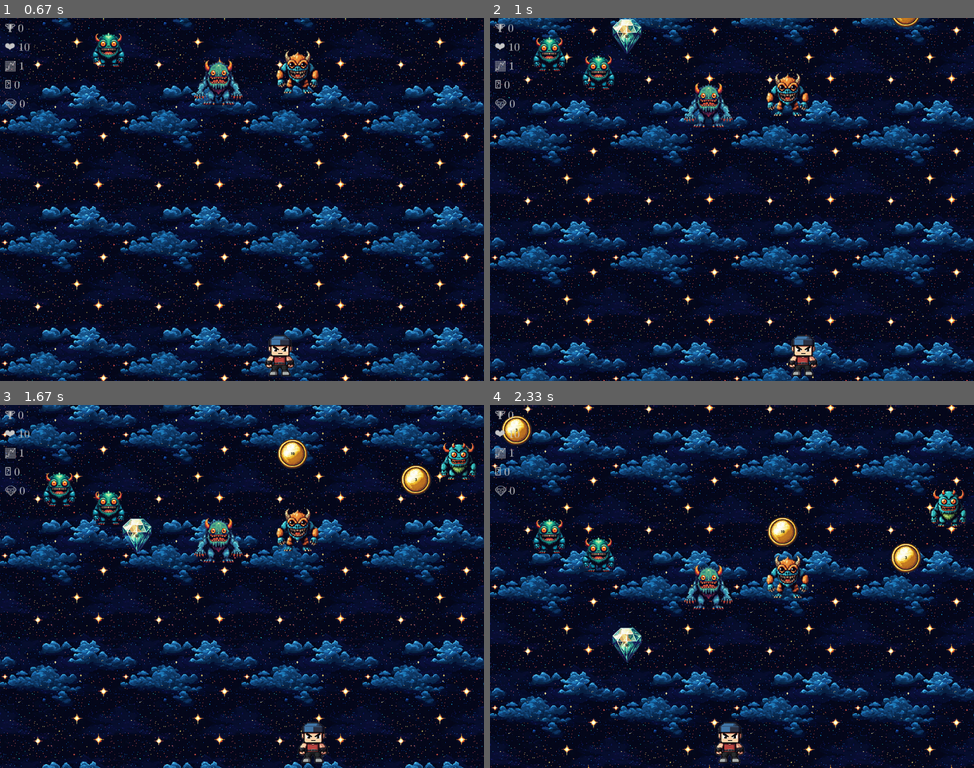
Above: before the commit, frames 1-4 (two rows, left to right).
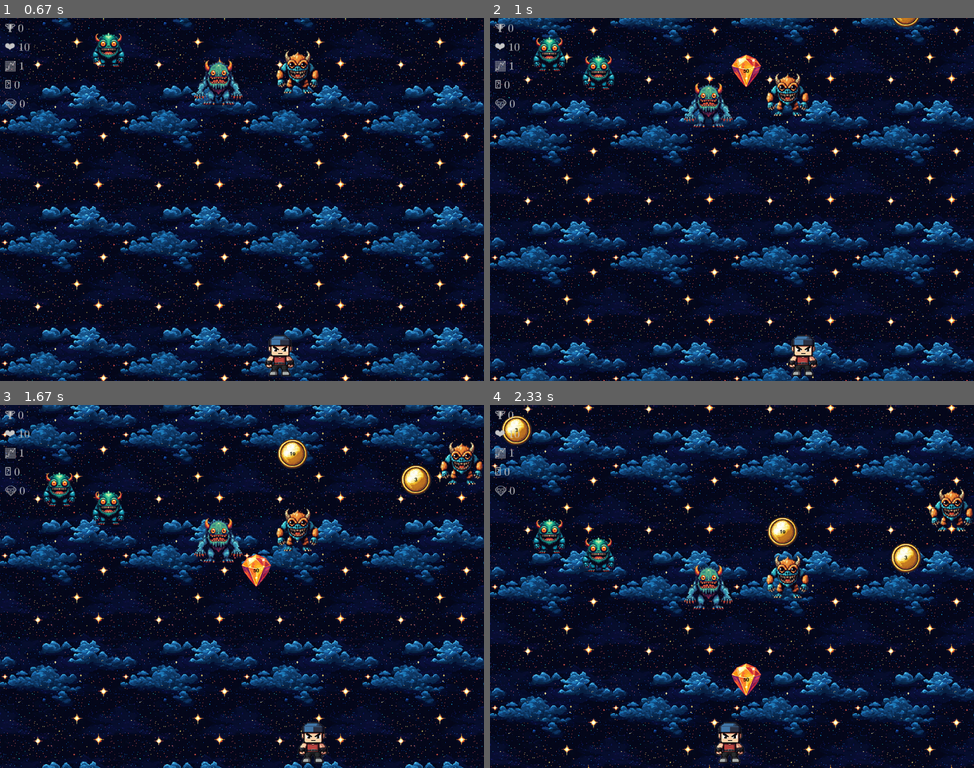
Above: after the commit, the same moments.

Repository: imigueldiaz/hero-monsters-pygame
Game: pygame game, started from run_game.py
Same seed, same stepped clock (60 frames per second), same inputs: the game is played once before the commit and once after it.
Inputs:
- Up to frame 1 (0.67 s): hold Right from 0.33 s (still down)
- Up to frame 2 (1 s): release Right at 0.8 s; hold Right from 0.83 s (still down)
- Up to frame 3 (1.67 s): release Right at 1.3 s; hold Left from 1.33 s (still down)
- Up to frame 4 (2.33 s): release Left at 1.87 s; hold Left 1.9-2.3 s

Frame 1 is identical in both runs. In frame 2, 0.7% of the frame differs, in the area x 25-56%, y 0-20%; in frame 3, 1.4%; in frame 4, 1.4%, in the area x 5-100%, y 6-81%.

Commit message:
Refactor jewel image loading and path in Game class

Diff:
--- a/src/entities/jewel.py
+++ b/src/entities/jewel.py
@@ -1,5 +1,4 @@
 import random
-import pygame
 from .coin import Coin
 
 class Jewel(Coin):
@@ -16,7 +15,7 @@
         update():
             Updates the position of the jewel and removes it if it goes out of the game window.
     """
-    def __init__(self, image_path: str, x: int, y: int, speed: int, window_height: int) -> None:
+    def __init__(self, image_folder: str, x: int, y: int, speed: int, window_height: int) -> None:
         """
         Initializes a Jewel object.
         Args:
@@ -29,6 +28,9 @@
             window_height (int): The height of the game window.
             value (int): The randomly assigned value of the jewel.
         """
+        # Select a random image from the provided folder
+        _, image_path = self.get_random_image(image_folder)
+
         # Load the base image
         super().__init__(image_path, x, y, speed, window_height)
         self.window_height = window_height
--- a/src/heromonsters.py
+++ b/src/heromonsters.py
@@ -24,6 +24,7 @@
 
 # --- Font ---
 FONT_SIZE = 24
+FONT_SIZE_SMALL = 16
 
 # --- Colors ---
 BLACK = (0, 0, 0)
@@ -39,6 +40,13 @@
 FONTS_PATH = os.path.join(BASE_PATH, '../assets/fonts')
 MONSTERS_PATH = os.path.join(SPRITES_PATH, 'monsters')
 POTIONS_PATH = os.path.join(SPRITES_PATH, 'potions')
+JEWELS_PATH = os.path.join(SPRITES_PATH, 'jewels')
+
+# --- Probabilities ---
+MONSTER_SPAWN_PROBABILITY = 0.06
+COIN_SPAWN_PROBABILITY = 0.05
+JEWEL_SPAWN_PROBABILITY = 0.005
+POTION_SPAWN_PROBABILITY = 0.002
 
 # --- Miscellaneous ---
 HIT_SOUND_TIMES = 3
@@ -110,19 +118,10 @@
 
 
         self.hero_image = pygame.image.load(os.path.join(SPRITES_PATH, 'hero.png')).convert_alpha()
-        self.monster_image = pygame.image.load(os.path.join(SPRITES_PATH, 'monster.png')).convert_alpha()
         self.coin_image = pygame.image.load(os.path.join(SPRITES_PATH, 'coin.png')).convert_alpha()
-        self.jewels_images = []
-        self.jewels_paths = {}
+
         self.collected_jewels = 0
         self.collected_coins = 0
-
-
-        #Load the four jewel images
-        for i in range(1, 5):
-            path = os.path.join(SPRITES_PATH, f'jewel{i}.png')
-            self.jewels_images.append(pygame.image.load(path).convert_alpha())
-            self.jewels_paths[i] = path
 
         # Set the hero image as the window icon
         pygame.display.set_icon(self.hero_image)
@@ -157,6 +156,7 @@
         self.monsters = pygame.sprite.Group()
         self.coins = pygame.sprite.Group()
         self.jewels = pygame.sprite.Group()
+        self.potions = pygame.sprite.Group()
 
         # Create hero
         self.hero = Hero(
@@ -192,7 +192,7 @@
             Monster: A new Monster object initialized with the specified image path,
                      random x-coordinate, y-coordinate set to 0, speed, and window height.
         """
-        x = random.randint(0, WINDOW_WIDTH - self.monster_image.get_width())
+        x = random.randint(0, WINDOW_WIDTH - 64)
         return Monster(
             MONSTERS_PATH,
             x,
@@ -226,16 +226,11 @@
         Returns:
             Jewel: A new Jewel object with the selected image, initial position, speed, and window height.
         """
-        # Randomly select one of the four jewel images
-        jewel_image_index = random.choice(range(1, 5)) - 1  # Adjust for zero-indexing
-        x = random.randint(0, WINDOW_WIDTH - self.jewels_images[jewel_image_index].get_width())
-        y = -self.jewels_images[jewel_image_index].get_height()
-
-        # Get the path to the selected jewel image
-        jewel_image_path = self.jewels_paths[jewel_image_index + 1]  # Adjust back to original index for path
+        x = random.randint(0, WINDOW_WIDTH - 64)
+        y = 0
 
         return Jewel(
-            jewel_image_path,  # Pass the path directly
+            JEWELS_PATH,
             x,
             y,
             JEWEL_SPEED,
@@ -438,6 +433,7 @@
         self.monsters.empty()
         self.coins.empty()
         self.jewels.empty()
+        self.potions.empty()
         self.level = 1
         self.collected_coins = 0
         self.collected_jewels = 0
@@ -533,19 +529,19 @@
                             self.monsters.remove(monster)
                             self.all_sprites.remove(monster)
 
-                if len(self.monsters) < MAX_MONSTERS and random.random() < 0.06:
+                if len(self.monsters) < MAX_MONSTERS and random.random() < MONSTER_SPAWN_PROBABILITY:
                     monster = self.create_monster()
                     if self.is_positionable(monster):
                         self.monsters.add(monster)
                         self.all_sprites.add(monster)
 
-                if len(self.coins) < MAX_COINS and random.random() < 0.05:
+                if len(self.coins) < MAX_COINS and random.random() < COIN_SPAWN_PROBABILITY:
                     coin = self.create_coin()
                     if self.is_positionable(coin):
                         self.coins.add(coin)
                         self.all_sprites.add(coin)
 
-                if len(self.jewels) < MAX_JEWELS and random.random() < 0.005:
+                if len(self.jewels) < MAX_JEWELS and random.random() < JEWEL_SPAWN_PROBABILITY:
                     jewel = self.create_jewel()
 
                     if self.is_positionable(jewel):
@@ -592,11 +588,11 @@
             self.all_sprites.draw(self.screen)
 
             for coin in self.coins:
-                value_text = pygame.font.Font(None, FONT_SIZE // 2).render(str(coin.value), True, BLACK)
+                value_text = pygame.font.Font(None, FONT_SIZE_SMALL).render(str(coin.value), True, BLACK)
                 self.screen.blit(value_text, value_text.get_rect(center=coin.rect.center))
 
             for jewel in self.jewels:
-                value_text = pygame.font.Font(None, FONT_SIZE // 2).render(str(jewel.value), True, BLACK)
+                value_text = pygame.font.Font(None, FONT_SIZE_SMALL).render(str(jewel.value), True, BLACK)
                 self.screen.blit(value_text, value_text.get_rect(center=jewel.rect.center))
 
 
@@ -616,7 +612,7 @@
 
     def is_positionable(self, asset) -> bool:
         return all( not pygame.sprite.spritecollideany(asset, group)
-                            for group in [self.jewels, self.coins, self.monsters])
+                            for group in [self.jewels, self.coins, self.monsters, self.potions])
 
 
 if __name__ == "__main__":
Renamed: assets/images/jewel1.png -> assets/images/jewels/jewel01.png
Renamed: assets/images/jewel2.png -> assets/images/jewels/jewel02.png
Renamed: assets/images/jewel3.png -> assets/images/jewels/jewel03.png
Renamed: assets/images/jewel4.png -> assets/images/jewels/jewel04.png
